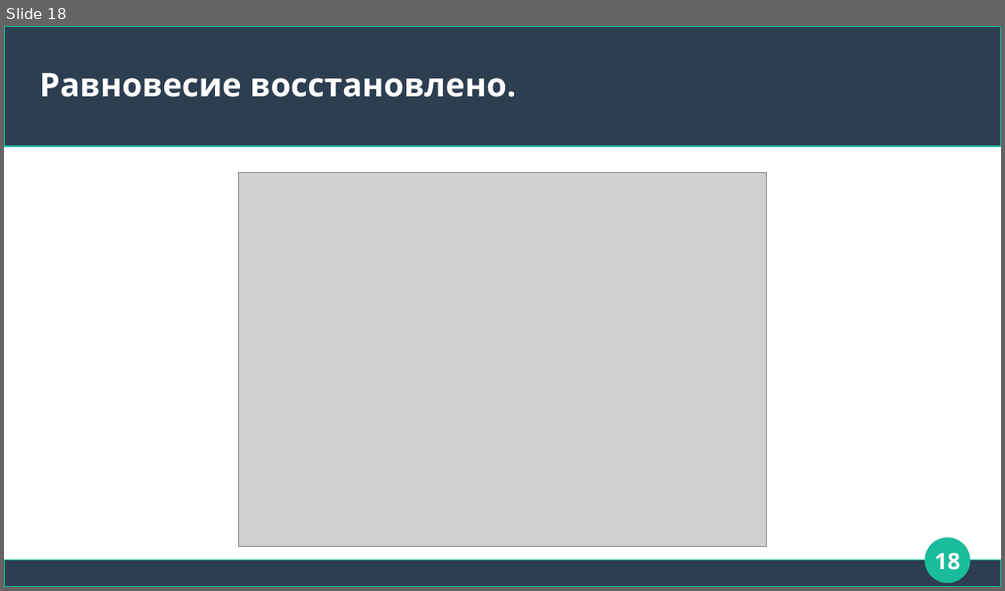
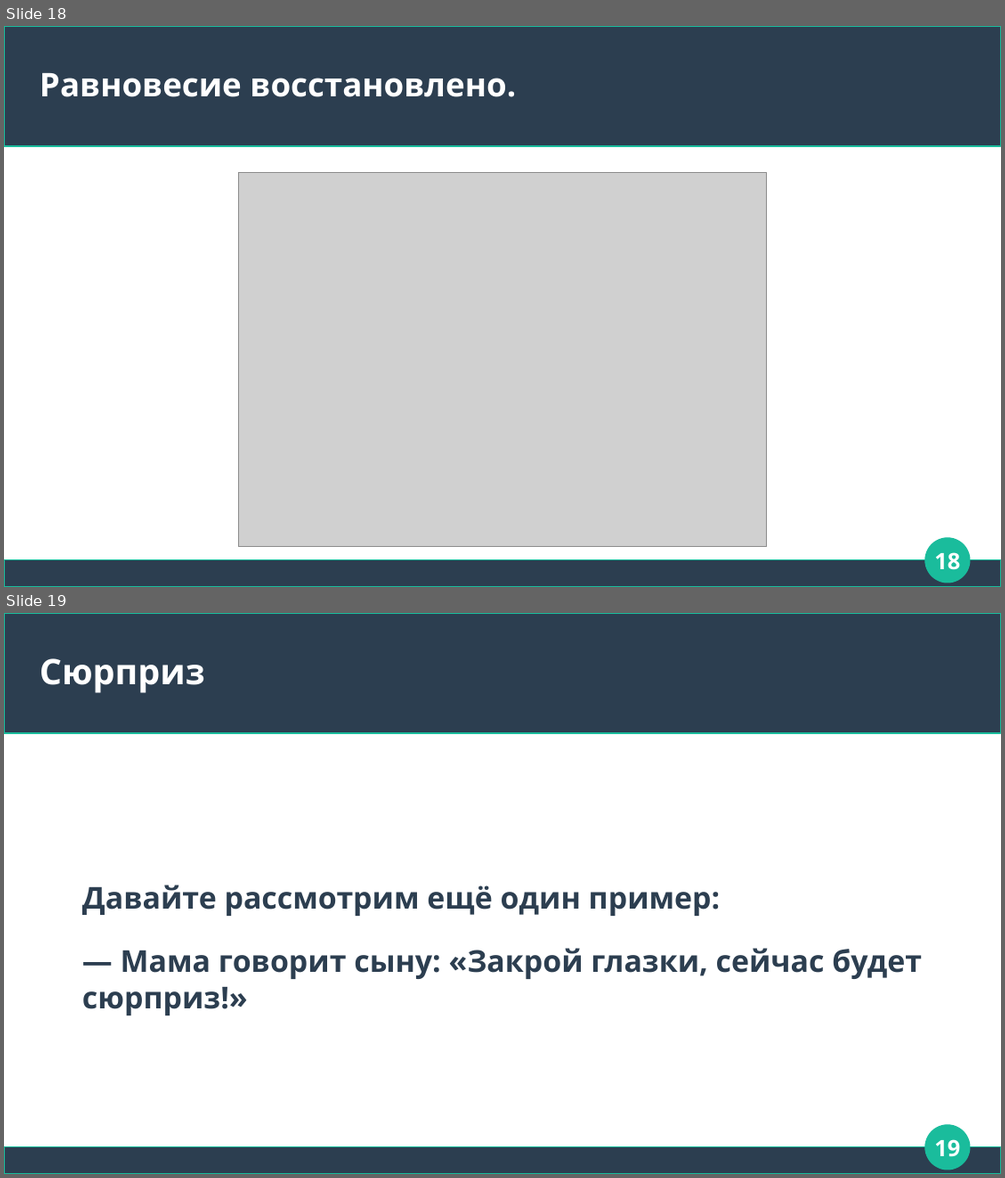
Before and after one commit to Chularev/articles, a slide deck: Psychology/4. аллостаз.odp. Shown one above the other, each under a label of ours: slide 18 before the commit, slides 18 and 19 after it. The pictures are 1005x591 and 1005x1178 pixels, drawn with LibreOffice and Linux fonts; fonts in the diff are those of the drawing; grey boxes stand for pictures. Boxes give left, top, right and bottom in pixels: in the first picture for what was removed or moved away, otherwise in the second. Text is boxed around its words. In the diff, an @@ line names an element or a change of style, - is before the commit and + after.

```diff
--- a/Psychology/4. аллостаз.odp
+++ b/Psychology/4. аллостаз.odp
@@ slide 19 added at box(4, 613, 1001, 1174), background #FFFFFF; not listed: 3 template elements that a slide beside it also shows @@
@@ title added at box(40, 658, 205, 693), 28 pt, text #FFFFFF, bold @@
+Сюрприз
@@ text added at box(82, 884, 922, 1015), 24 pt, text #2C3E50, bold @@
+Давайте рассмотрим ещё один пример:
+— Мама говорит сыну: «Закрой глазки, сейчас будет сюрприз!»
@@ page number added at box(934, 1139, 960, 1157), 18 pt, text #FFFFFF, bold @@
+19
```
Also in this commit, not shown: 3 other slides added.
